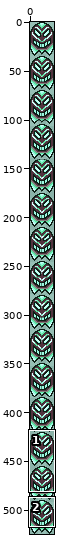
Two versions of one sprite sheet, Content/Projectiles/PhantomStaffProjectile.png. The picture above shows the old version from afar; the outline marks the close-up.
Close-up. Before:
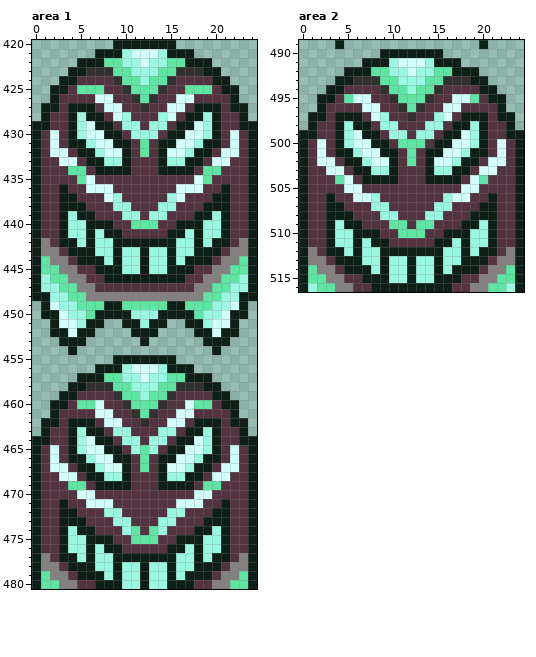
The file is 50x1050 pixels, drawn in blocks of 2x2; one block is one cell here. Shown: area 1: x 0..24, y 420..480; area 2: x 0..24, y 489..516. The commit also changed other parts of the picture, which this record leaves out.
New version:
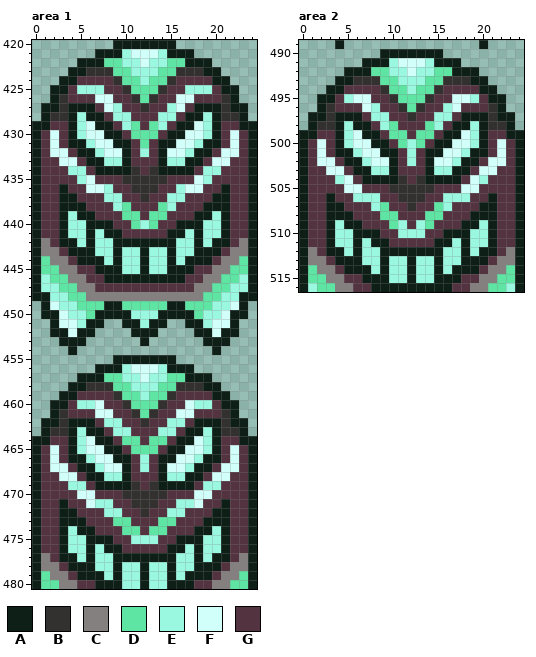
Palette (. is transparent): A #0d1f16  B #333130  C #84807f  D #5ee5a3  E #9af8e0  F #d1fffa  G #52333f
The exact change:
Changed rows in their new state; - is an unchanged pixel.
Area 1:
first column x 2:
425 ---EEE---------EEE---
426 -B-----------------B-
427 -B-----E-----E-----B-
428 BB-----E-----E-----BB
429 ---------D-D---------
430 ---------DDD---------
432 ----------E----------
434 --EE-----B-B-----EE--
435 ---E----BBBBB----E---
436 ------E--BBB--E------
437 ------E---B---E------
438 --------D---D--------
439 --------DD-DD--------
440 ----------E----------
first column x 2:
460 ---EE-----------EE---
461 -B-----------------B-
462 -B----EE-----EE----B-
463 BB-----------------BB
464 --------DD-DD--------
465 ---------D-D---------
466 ----------E----------
467 ----------E----------
469 --EE-----B-B-----EE--
470 --------BBBBB--------
471 -----EE--BBB--EE-----
472 ----------B----------
473 -------DD---DD-------
474 --------D---D--------
475 ---------EEE---------
Area 2:
first column x 2:
495 ---E-------------E---
496 -B----E-------E----B-
497 -B----E-------E----B-
498 BB------D---D------BB
499 --------DD-DD--------
500 ----------E----------
501 ----------E----------
502 ----------E----------
504 --E------B-B------E--
505 --------BBBBB--------
506 ----EE---BBB---EE----
507 -------D--B--D-------
508 -------DD---DD-------
509 ---------E-E---------
510 ---------EEE---------
Where, in picture pixels (left, top, right, bottom), the same in both close-ups:
changed: (50, 85, 239, 229)
changed: (50, 400, 239, 544)
changed: (317, 94, 506, 238)
